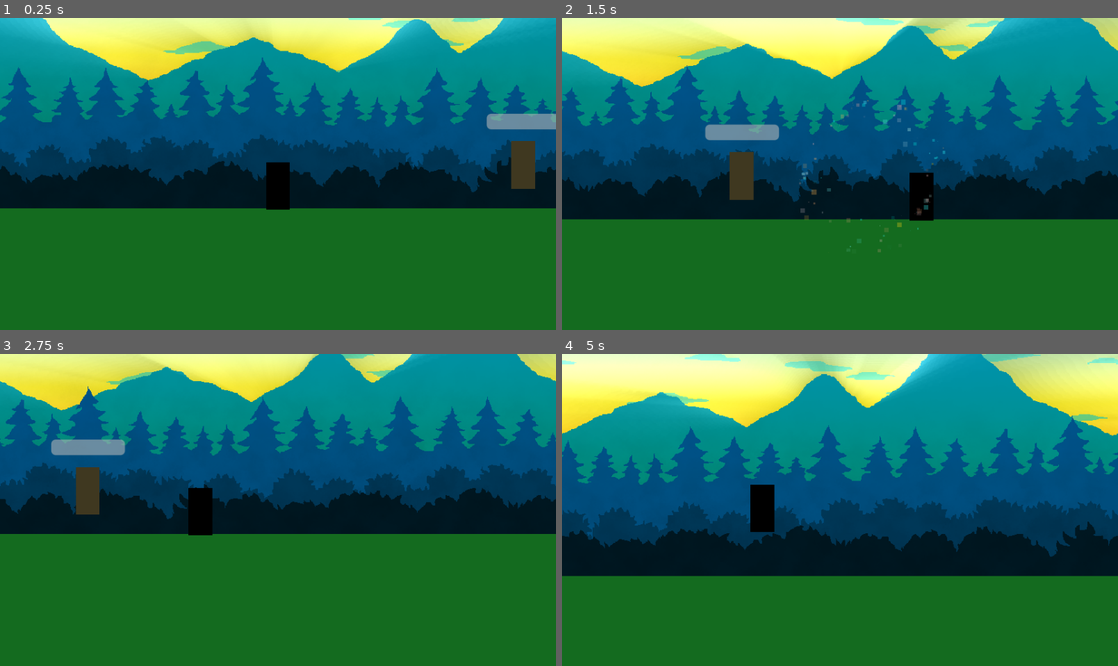
Above: before the commit, frames 1-4 (two rows, left to right).
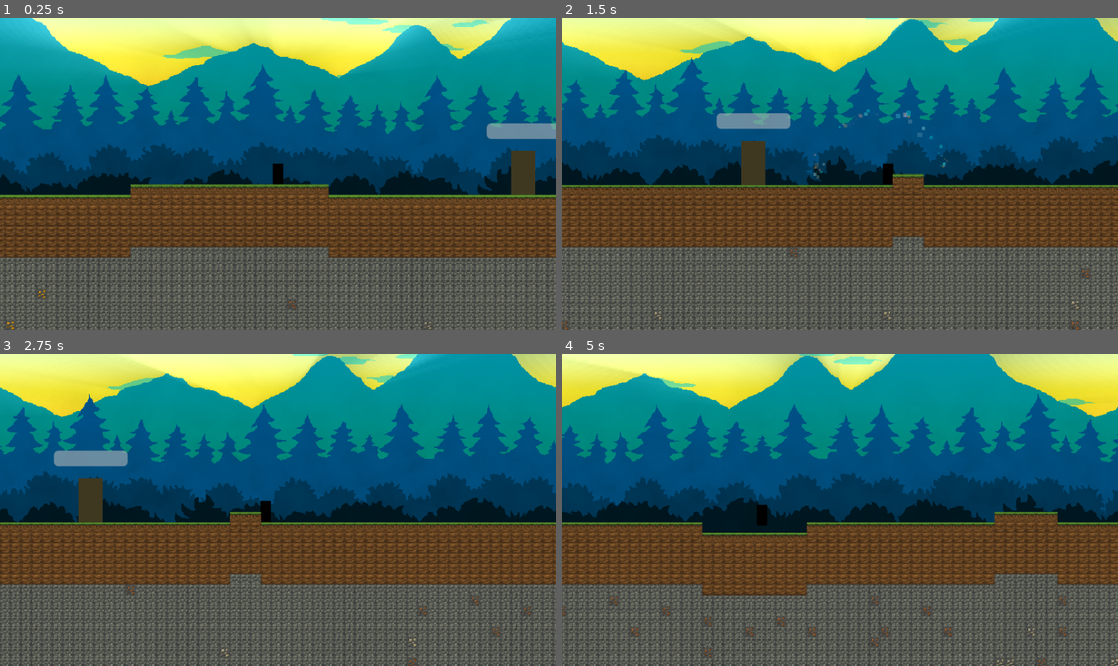
Above: after the commit, the same moments.

Repository: terriblepanic/first-game
Game: Godot game, scene res://scenes/Main.tscn
Two runs of this game, one before a commit and one after it. Both use one fixed random seed, a clock stepped at 60 frames per second and the inputs below.
Inputs (mouse positions are in pixels of both pictures, inside the frame that each line leads up to):
- Up to frame 1 (0.25 s): no input
- Up to frame 2 (1.5 s): move the mouse to (962, 158) at 0.52 s; hold D (move_right) from 0.53 s (still down); click (962, 158) at 0.6 s; tap Space (jump) at 0.77 s; move the mouse to (728, 189) at 1.27 s; click (728, 189) at 1.35 s
- Up to frame 3 (2.75 s): tap Space (jump) at 1.52 s; move the mouse to (333, 441) at 2.02 s; release D (move_right) at 2.03 s; hold A (move_left) from 2.03 s (still down); click (333, 441) at 2.1 s
- Up to frame 4 (5 s): move the mouse to (812, 572) at 2.77 s; release A (move_left) at 2.78 s; hold D (move_right) 2.78-4.28 s; click (812, 572) at 2.85 s; tap Space (jump) at 3.02, 3.77, 4.52 s; move the mouse to (1006, 556) at 3.52 s; click (1006, 556) at 3.6 s; move the mouse to (673, 463) at 4.27 s; hold A (move_left) from 4.28 s (still down); click (673, 463) at 4.35 s

The runs differ from the first frame. In frame 1, 56% of the frame differs, in the area x 0-100%, y 0-100%; in frame 2, 62%; in frame 3, 60%; in frame 4, 79%.

Commit message:
Procedur generation

Diff:
--- /dev/null
+++ b/assets/tilesets/world_tiles.tres
@@ -0,0 +1,72 @@
+[gd_resource type="TileSet" load_steps=16 format=3 uid="uid://cx0ix7fgfoa71"]
+
+[ext_resource type="Texture2D" uid="uid://b8a6k8jbtmp8" path="res://assets/tiles/dirt.png" id="1_b21nk"]
+[ext_resource type="Texture2D" uid="uid://cyw8xtwflyq7h" path="res://assets/tiles/grass.png" id="2_m6k86"]
+[ext_resource type="Texture2D" uid="uid://ccvqn7gjurt3e" path="res://assets/tiles/ore_copper.png" id="3_agw15"]
+[ext_resource type="Texture2D" uid="uid://bkihreonptmhf" path="res://assets/tiles/ore_gold.png" id="4_jdg1c"]
+[ext_resource type="Texture2D" uid="uid://bamcq0hvpbg0h" path="res://assets/tiles/ore_iron.png" id="5_p6gei"]
+[ext_resource type="Texture2D" uid="uid://cqxewjvqkibf7" path="res://assets/tiles/sand.png" id="6_v8573"]
+[ext_resource type="Texture2D" uid="uid://dwinkvk4afpn0" path="res://assets/tiles/stone.png" id="7_ovlqv"]
+
+[sub_resource type="PhysicsMaterial" id="PhysicsMaterial_b21nk"]
+
+[sub_resource type="TileSetAtlasSource" id="TileSetAtlasSource_cop4c"]
+resource_name = "dirt"
+texture = ExtResource("1_b21nk")
+texture_region_size = Vector2i(14, 14)
+0:0/0 = 0
+0:0/0/physics_layer_0/polygon_0/points = PackedVector2Array(-7, -7, 7, -7, 7, 7, -7, 7)
+
+[sub_resource type="TileSetAtlasSource" id="TileSetAtlasSource_4fk2o"]
+resource_name = "grass"
+texture = ExtResource("2_m6k86")
+texture_region_size = Vector2i(14, 14)
+0:0/0 = 0
+0:0/0/physics_layer_0/polygon_0/points = PackedVector2Array(-7, -7, 7, -7, 7, 7, -7, 7)
+
+[sub_resource type="TileSetAtlasSource" id="TileSetAtlasSource_06i6p"]
+resource_name = "ore_copper"
+texture = ExtResource("3_agw15")
+texture_region_size = Vector2i(14, 14)
+0:0/0 = 0
+0:0/0/physics_layer_0/polygon_0/points = PackedVector2Array(-7, -7, 7, -7, 7, 7, -7, 7)
+
+[sub_resource type="TileSetAtlasSource" id="TileSetAtlasSource_8oojv"]
+resource_name = "ore_gold"
+texture = ExtResource("4_jdg1c")
+texture_region_size = Vector2i(14, 14)
+0:0/0 = 0
+0:0/0/physics_layer_0/polygon_0/points = PackedVector2Array(-7, -7, 7, -7, 7, 7, -7, 7)
+
+[sub_resource type="TileSetAtlasSource" id="TileSetAtlasSource_vvsum"]
+resource_name = "ore_iron"
+texture = ExtResource("5_p6gei")
+texture_region_size = Vector2i(14, 14)
+0:0/0 = 0
+0:0/0/physics_layer_0/polygon_0/points = PackedVector2Array(-7, -7, 7, -7, 7, 7, -7, 7)
+
+[sub_resource type="TileSetAtlasSource" id="TileSetAtlasSource_vx1sf"]
+resource_name = "sand"
+texture = ExtResource("6_v8573")
+texture_region_size = Vector2i(14, 14)
+0:0/0 = 0
+0:0/0/physics_layer_0/polygon_0/points = PackedVector2Array(-7, -7, 7, -7, 7, 7, -7, 7)
+
+[sub_resource type="TileSetAtlasSource" id="TileSetAtlasSource_5tofa"]
+resource_name = "stone"
+texture = ExtResource("7_ovlqv")
+texture_region_size = Vector2i(14, 14)
+0:0/0 = 0
+0:0/0/physics_layer_0/polygon_0/points = PackedVector2Array(-7, -7, 7, -7, 7, 7, -7, 7)
+
+[resource]
+tile_size = Vector2i(14, 14)
+physics_layer_0/collision_layer = 1
+physics_layer_0/physics_material = SubResource("PhysicsMaterial_b21nk")
+sources/1 = SubResource("TileSetAtlasSource_cop4c")
+sources/2 = SubResource("TileSetAtlasSource_4fk2o")
+sources/3 = SubResource("TileSetAtlasSource_06i6p")
+sources/4 = SubResource("TileSetAtlasSource_8oojv")
+sources/5 = SubResource("TileSetAtlasSource_vvsum")
+sources/6 = SubResource("TileSetAtlasSource_vx1sf")
+sources/7 = SubResource("TileSetAtlasSource_5tofa")
--- a/scenes/Main.tscn
+++ b/scenes/Main.tscn
@@ -1,6 +1,7 @@
-[gd_scene load_steps=18 format=3 uid="uid://citgr4h7kjmw2"]
+[gd_scene load_steps=17 format=3 uid="uid://citgr4h7kjmw2"]
 
 [ext_resource type="PackedScene" uid="uid://dolm0awkrgl7m" path="res://scenes/player.tscn" id="1"]
+[ext_resource type="Script" uid="uid://bo8rt7s20wgyr" path="res://scripts/world_map.gd" id="1_3p2gp"]
 [ext_resource type="PackedScene" uid="uid://dkpppp5nyoaox" path="res://scenes/enemy.tscn" id="2"]
 [ext_resource type="Texture2D" uid="uid://dd63kst26r5ds" path="res://assets/parallax_bg/paralax_bg_1_sky.png" id="3_q8u5g"]
 [ext_resource type="Texture2D" uid="uid://bmn82hvqpj7sw" path="res://assets/parallax_bg/paralax_bg_2_smallClouds.png" id="4_lhr70"]
@@ -13,18 +14,7 @@
 [ext_resource type="Texture2D" uid="uid://bol37tybjqnvr" path="res://assets/parallax_bg/paralax_bg_7_nearBushes.png" id="9_3p2gp"]
 [ext_resource type="PackedScene" uid="uid://jubqgarq03kq" path="res://scenes/fog_layer.tscn" id="12_bjd11"]
 [ext_resource type="Shader" uid="uid://cq0tvmh3a0lof" path="res://shaders/god_rays.gdshader" id="13_qmy6f"]
-
-[sub_resource type="RectangleShape2D" id="RectangleShape2D_elqb8"]
-size = Vector2(5504, 196)
-
-[sub_resource type="Gradient" id="Gradient_rvslj"]
-offsets = PackedFloat32Array(0)
-colors = PackedColorArray(0.0784314, 0.419608, 0.12549, 1)
-
-[sub_resource type="GradientTexture2D" id="GradientTexture2D_0bbpv"]
-gradient = SubResource("Gradient_rvslj")
-width = 1920
-height = 200
+[ext_resource type="TileSet" uid="uid://cx0ix7fgfoa71" path="res://assets/tilesets/world_tiles.tres" id="14_mwfav"]
 
 [sub_resource type="ShaderMaterial" id="ShaderMaterial_mwfav"]
 shader = ExtResource("13_qmy6f")
@@ -35,6 +25,7 @@
 shader_parameter/threshold = 0.6
 
 [node name="Main" type="Node"]
+script = ExtResource("1_3p2gp")
 
 [node name="Player" parent="." instance=ExtResource("1")]
 position = Vector2(-1, 52)
@@ -147,20 +138,6 @@
 texture = ExtResource("6_bjd11")
 centered = false
 
-[node name="testing_floor" type="StaticBody2D" parent="."]
-z_index = -1
-position = Vector2(-1, 211)
-metadata/_edit_group_ = true
-
-[node name="CollisionShape2D" type="CollisionShape2D" parent="testing_floor"]
-position = Vector2(234, 0)
-shape = SubResource("RectangleShape2D_elqb8")
-
-[node name="Sprite2D" type="Sprite2D" parent="testing_floor"]
-position = Vector2(237, 0)
-scale = Vector2(2.85313, 1)
-texture = SubResource("GradientTexture2D_0bbpv")
-
 [node name="CanvasLayer" type="CanvasLayer" parent="."]
 
 [node name="ColorRect" type="ColorRect" parent="CanvasLayer"]
@@ -170,3 +147,8 @@
 anchor_bottom = 1.0
 grow_horizontal = 2
 grow_vertical = 2
+
+[node name="WorldMap" type="TileMapLayer" parent="."]
+position = Vector2(-591, -480)
+tile_set = ExtResource("14_mwfav")
+use_kinematic_bodies = true
--- a/scenes/player.tscn
+++ b/scenes/player.tscn
@@ -8,12 +8,13 @@
 
 [sub_resource type="GradientTexture2D" id="GradientTexture2D_g2els"]
 gradient = SubResource("Gradient_3vyb7")
-width = 32
+width = 14
+height = 28
 fill_from = Vector2(0, 1)
 
 [sub_resource type="CapsuleShape2D" id="CapsuleShape2D_qhqgy"]
-radius = 16.0
-height = 64.0
+radius = 6.0
+height = 28.0
 
 [sub_resource type="CircleShape2D" id="CircleShape2D_3vyb7"]
 radius = 83.0542
--- /dev/null
+++ b/scripts/world_map.gd
@@ -0,0 +1,115 @@
+# scripts/world.gd
+extends Node
+
+# — Параметры мира —
+@export var world_width:    int = 200
+@export var world_height:   int = 100
+@export var surface_base:   int = 40
+@export var surface_amp:    int = 8
+@export var dirt_depth:     int = 5
+@export var sea_level:      int = 20
+@export var beach_width:    int = 3
+
+# Шансы руды
+@export var ore_chances := {
+	"copper": 0.015,   # 1.5%
+	"iron":   0.0075,  # 0.75%
+	"gold":   0.003    # 0.3%
+}
+# Минимальная глубина для руды
+@export var ore_min_depth:  int = (surface_base + dirt_depth)
+
+@export var world_tiles: TileSet
+@onready var tilemap: TileMapLayer = $WorldMap
+
+enum TerrainID { DIRT, GRASS, SAND, STONE, ORE_COPPER, ORE_IRON, ORE_GOLD }
+var SOURCE_ID = {
+	TerrainID.DIRT:       1,
+	TerrainID.GRASS:      2,
+	TerrainID.ORE_COPPER: 3,
+	TerrainID.ORE_GOLD:   4,
+	TerrainID.ORE_IRON:   5,
+	TerrainID.SAND:       6,
+	TerrainID.STONE:      7
+}
+
+# Шумы
+var noise_surface := FastNoiseLite.new()
+var noise_biome   := FastNoiseLite.new()
+var noise_cave    := FastNoiseLite.new()
+
+func _ready() -> void:
+	randomize()
+	_init_noises()
+
+	if world_tiles:
+		tilemap.tile_set = world_tiles
+	else:
+		tilemap.tile_set = preload("res://assets/tilesets/world_tiles.tres") as TileSet
+
+	generate_world()
+
+func _init_noises() -> void:
+	var noise_seed = randi()
+
+	# Поверхностный шум
+	noise_surface.seed         = noise_seed
+	noise_surface.noise_type   = FastNoiseLite.TYPE_PERLIN
+	noise_surface.frequency    = 0.015
+	noise_surface.fractal_type = FastNoiseLite.FRACTAL_FBM
+	noise_surface.fractal_octaves = 4
+
+	# Биомный шум
+	noise_biome.seed       = noise_seed + 1
+	noise_biome.noise_type = FastNoiseLite.TYPE_SIMPLEX
+	noise_biome.frequency  = 0.008
+
+	# Пещерный шум
+	noise_cave.seed               = noise_seed + 2
+	noise_cave.noise_type         = FastNoiseLite.TYPE_SIMPLEX
+	noise_cave.frequency          = 0.1
+	noise_cave.domain_warp_enabled = true
+	noise_cave.domain_warp_type   = FastNoiseLite.DOMAIN_WARP_SIMPLEX  # или BASIC_GRID
+
+func generate_world() -> void:
+	tilemap.clear()
+
+	for x in range(world_width):
+		var h = surface_base + int(noise_surface.get_noise_2d(x, 0) * surface_amp)
+
+		for y in range(world_height):
+			if y < h:
+				continue
+
+			var terrain: int
+
+			if y == h:
+				# пляж
+				if h <= sea_level + beach_width and h >= sea_level:
+					terrain = TerrainID.SAND
+				else:
+					terrain = TerrainID.GRASS
+
+			elif y <= h + dirt_depth:
+				terrain = TerrainID.DIRT
+
+			elif y > ore_min_depth:
+				# единый бросок
+				var r = randf()
+				# кумулятивные пороги
+				var p_gold   = ore_chances.gold
+				var p_iron   = p_gold + ore_chances.iron
+				var p_copper = p_iron + ore_chances.copper
+
+				if r < p_gold:
+					terrain = TerrainID.ORE_GOLD
+				elif r < p_iron:
+					terrain = TerrainID.ORE_IRON
+				elif r < p_copper:
+					terrain = TerrainID.ORE_COPPER
+				else:
+					terrain = TerrainID.STONE
+			else:
+				terrain = TerrainID.STONE
+
+			tilemap.set_cell(Vector2i(x, y), SOURCE_ID[terrain], Vector2i(0, 0), 0)
Not shown, added: scripts/world_map.gd.uid
Not shown, added: scenes/test.tscn23408715494.tmp
Not shown, added: scenes/test.tscn23418954146.tmp
Not shown, added: scenes/test.tscn23980047798.tmp
Not shown, added: scenes/test.tscn24041297919.tmp
